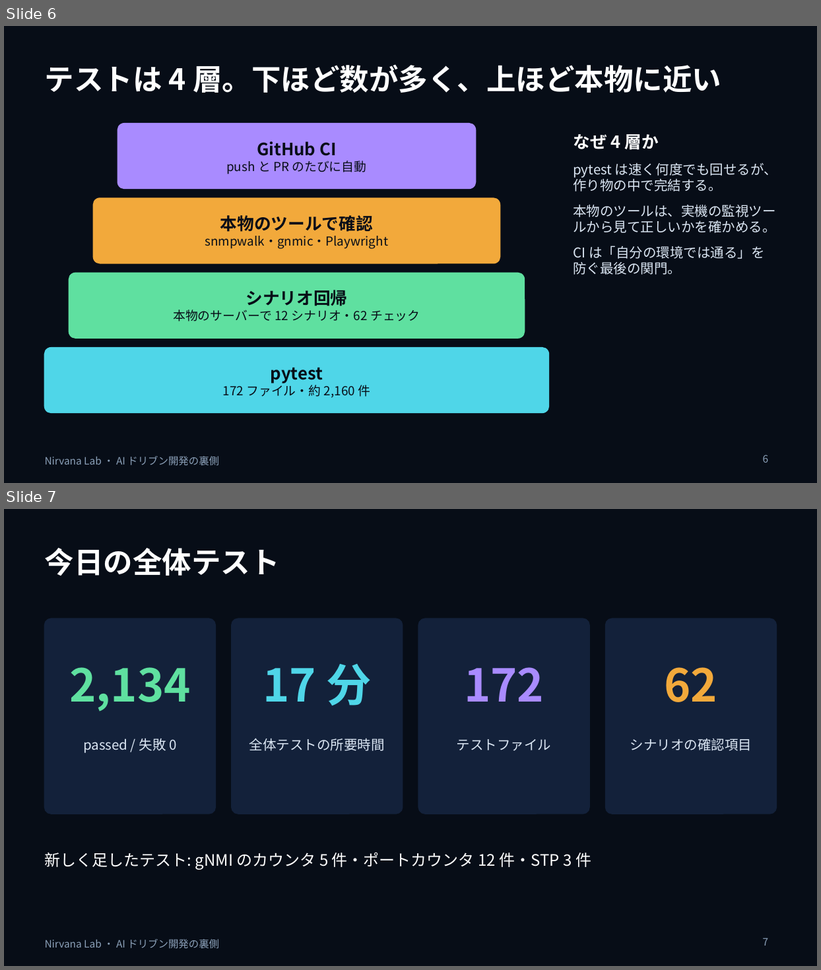
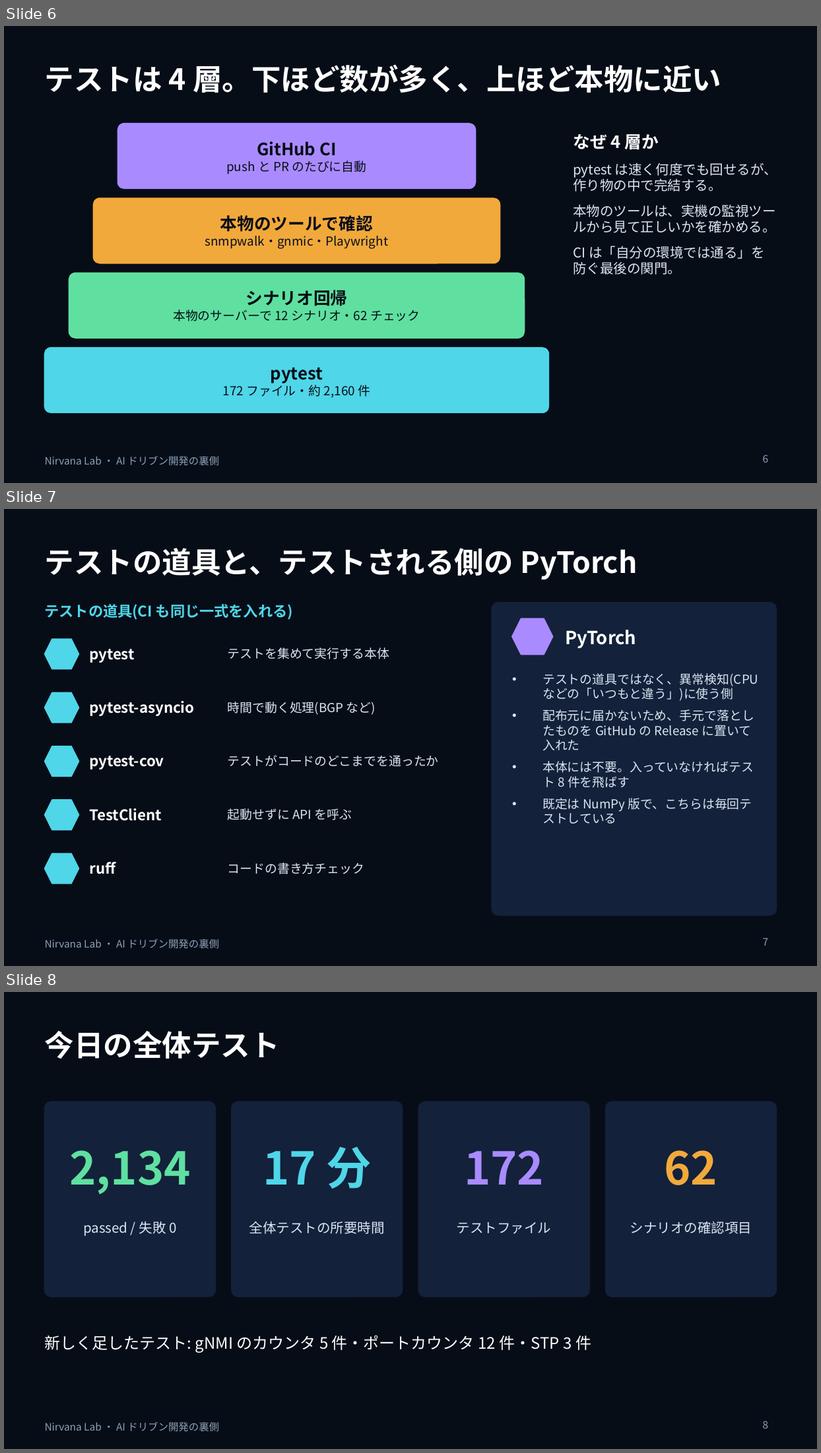
Before and after one commit to w-index-m/network-lab-emulator, a slide deck: docs/ai-driven-dev-behind-the-scenes.pptx. Shown one above the other, each under a label of ours: slides 6 and 7 before the commit, slides 6, 7 and 8 after it. The pictures are 821x970 and 821x1453 pixels, drawn with LibreOffice and Linux fonts; fonts in the diff are those of the drawing. Boxes give left, top, right and bottom in pixels: in the first picture for what was removed or moved away, otherwise in the second. Text is boxed around its words. In the diff, an @@ line names an element or a change of style, - is before the commit and + after.

```diff
--- a/docs/ai-driven-dev-behind-the-scenes.pptx
+++ b/docs/ai-driven-dev-behind-the-scenes.pptx
@@ slide 7 added at (4, 509, 817, 966), background #070D17; not listed: 1 template element that a slide beside it also shows @@
@@ title added at (45, 548, 638, 580), 26 pt, text #FFFFFF, bold @@
+テストの道具と、テストされる側の PyTorch
@@ text added at (45, 604, 293, 620), 13 pt, text #4FD6E8, bold @@
+テストの道具(CI も同じ一式を入れる)
@@ rounded rectangle added at (492, 603, 776, 916), fill #13213A, outline #13213A 1 pt @@
@@ hexagon added at (512, 619, 553, 655), fill #A98BFF, outline #A98BFF 1 pt @@
@@ hexagon added at (45, 639, 79, 669), fill #4FD6E8, outline #4FD6E8 1 pt @@
@@ text added at (565, 630, 636, 648), 16 pt, text #FFFFFF, bold @@
+PyTorch
@@ text added at (89, 649, 134, 663), 13 pt, text #FFFFFF, bold @@
+pytest
@@ text added at (228, 648, 389, 659), 11 pt, text #DBE6F3 @@
+テストを集めて実行する本体
@@ text added at (543, 673, 758, 824), 11 pt, text #DBE6F3 @@
+• テストの道具ではなく、異常検知(CPU などの「いつもと違う」)に使う側
+• 配布元に届かないため、手元で落としたものを GitHub の Release に置いて入れた
+• 本体には不要。入っていなければテスト 8 件を飛ばす
+• 既定は NumPy 版で、こちらは毎回テストしている
@@ hexagon added at (45, 692, 79, 723), fill #4FD6E8, outline #4FD6E8 1 pt @@
@@ text added at (89, 701, 194, 716), 13 pt, text #FFFFFF, bold @@
+pytest-asyncio
@@ text added at (228, 702, 376, 715), 11 pt, text #DBE6F3 @@
+時間で動く処理(BGP など)
@@ hexagon added at (45, 747, 79, 776), fill #4FD6E8, outline #4FD6E8 1 pt @@
@@ text added at (89, 756, 164, 770), 13 pt, text #FFFFFF, bold @@
+pytest-cov
@@ text added at (228, 755, 439, 766), 11 pt, text #DBE6F3 @@
+テストがコードのどこまでを通ったか
@@ hexagon added at (45, 800, 79, 830), fill #4FD6E8, outline #4FD6E8 1 pt @@
@@ text added at (89, 809, 162, 821), 13 pt, text #FFFFFF, bold @@
+TestClient
@@ text added at (228, 809, 352, 821), 11 pt, text #DBE6F3 @@
+起動せずに API を呼ぶ
@@ hexagon added at (45, 854, 79, 884), fill #4FD6E8, outline #4FD6E8 1 pt @@
@@ text added at (89, 862, 116, 875), 13 pt, text #FFFFFF, bold @@
+ruff
@@ text added at (228, 863, 364, 875), 11 pt, text #DBE6F3 @@
+コードの書き方チェック
@@ page number added at (763, 938, 769, 946), 9 pt, text #8BA0B8 @@
+7
@@ what was slide 7 is now slide 8 @@
@@ page number at (763, 1421, 769, 1429): text changed @@
-7
+8
```
Also in this commit, not shown: 2 slides changed, 1 other file.
